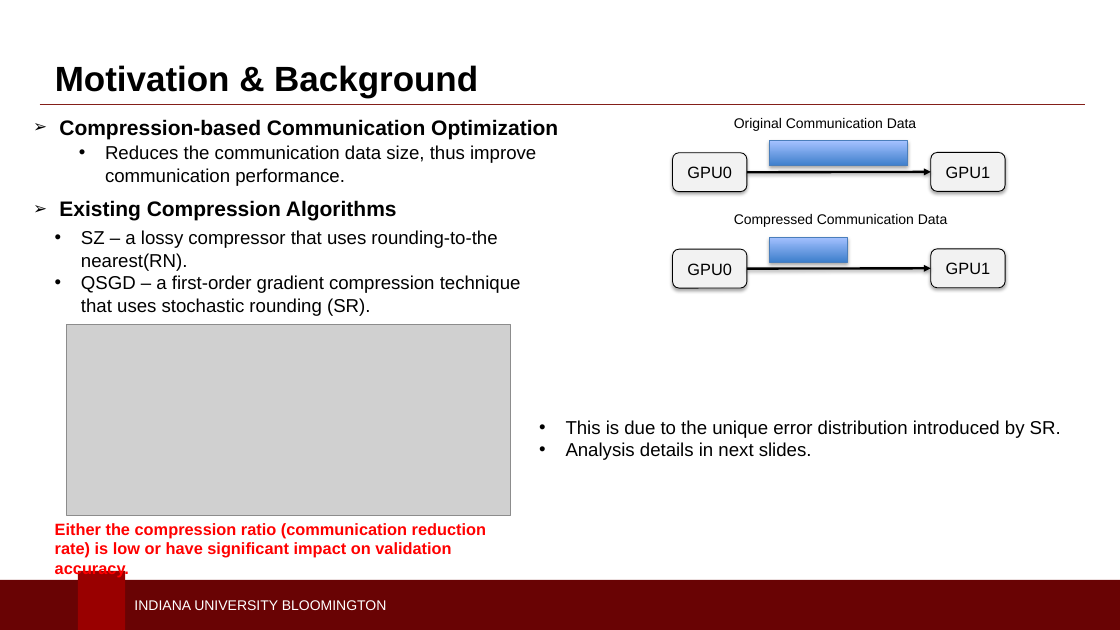
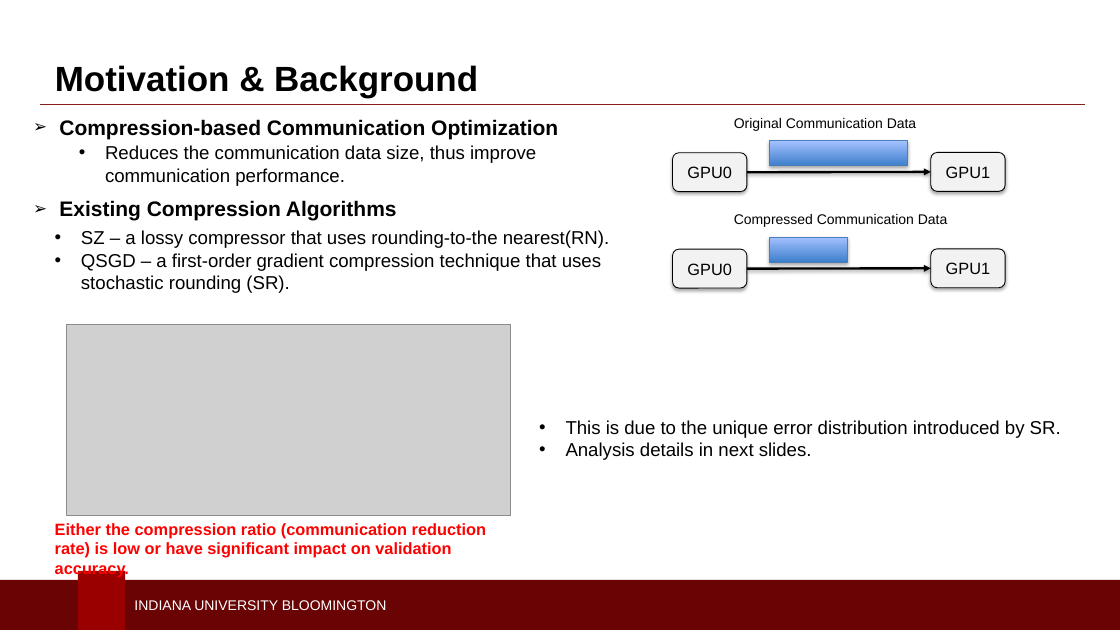
Before and after one commit to Presciman/PPoPP-25_Slides, a slide deck: slide 3 of COMPSO_PPoPP'25.pptx. Drawn at 1120x630 pixels with LibreOffice and Linux fonts; fonts in the diff are those of the drawing; grey boxes stand for pictures; background and template pictures are left out. Boxes give left, top, right and bottom in pixels: in the first picture for what was removed or moved away, otherwise in the second. Text is boxed around its words. In the diff, an @@ line names an element or a change of style, - is before the commit and + after.

```diff
--- a/COMPSO_PPoPP'25.pptx
+++ b/COMPSO_PPoPP'25.pptx
@@ text "SZ – a lossy compressor ..." rewrapped from [81,230,521,316] to [81,230,609,293] @@
```
Also in this commit, not shown: 7 other slides changed, 4 slides added, 1 slide removed, 1 other file.
